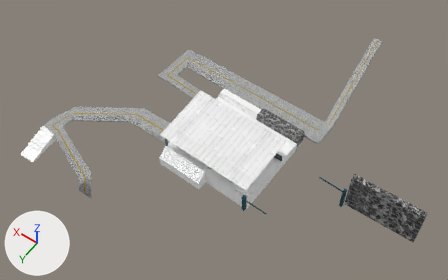
The FBX model Assets/_Game/Models/Porteria Pilarica/porteria_pilarica.fbx: old version first, new version second.
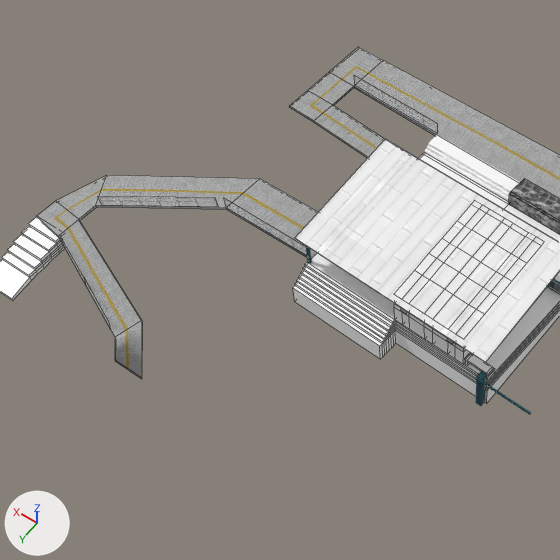
There are two pictures of each version: one whole from a 50 mm lens placed at (5.38, -19.32, 10.22), pointed at (8.54, -23.74, 3.27), one close up on the part from 6% to 62% of the width and 10% to 100% of the height. Every picture has the same lights, and +X, +Y and +Z are marked at lower left. The close-ups show mesh edges as thin lines. Where no turn or scale is listed for an object, it has been applied to the vertices.

In view in the first close-up: 'escalitas', 'polySurface2658', 'polySurface2693', 'polySurface2694', 'rampa_1', 'rampa_2'.
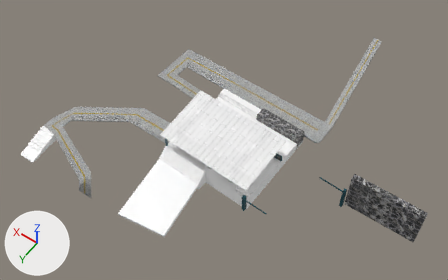
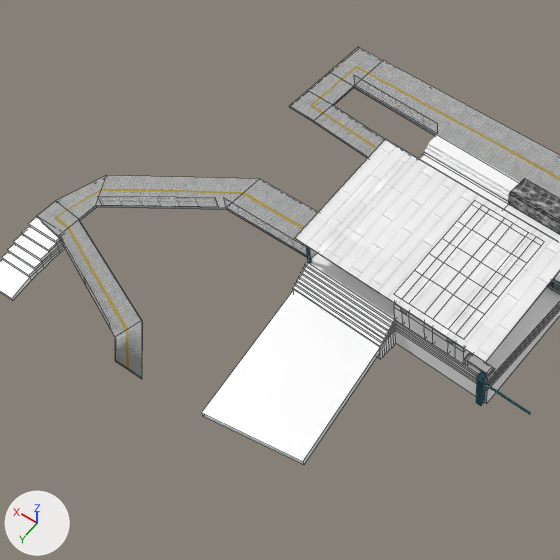
Boxes [x1, y1, x2, y2] around the edits, measured in the close-ups (560 x 560 px):
'rampabajada', added
    after: [201, 290, 380, 465]

What changed in the scene script:
```text
Add me_mesh_060:
    me_mesh_060.from_pydata([(-0.353, -0.426, 0.104), (0.358, -0.46, 0.104), (-0.353, -0.43, 0.154), (0.358, -0.464, 0.154), (-0.361, 0.366, -0.104), (0.361, 0.464, -0.104), (-0.361, 0.36, -0.154), (0.361, 0.458, -0.154)], [], [(0, 1, 3, 2), (2, 3, 5, 4), (4, 5, 7, 6), (1, 7, 5, 3), (6, 0, 2, 4)])
    me_mesh_060.materials.append(mat_placa_camino)  # its picture is missing
Add ob_rampabajada:
    ob_rampabajada = bpy.data.objects.new('rampabajada', me_mesh_060)
    ob_rampabajada.location = (8.778, -22.553, 3.015)
```
